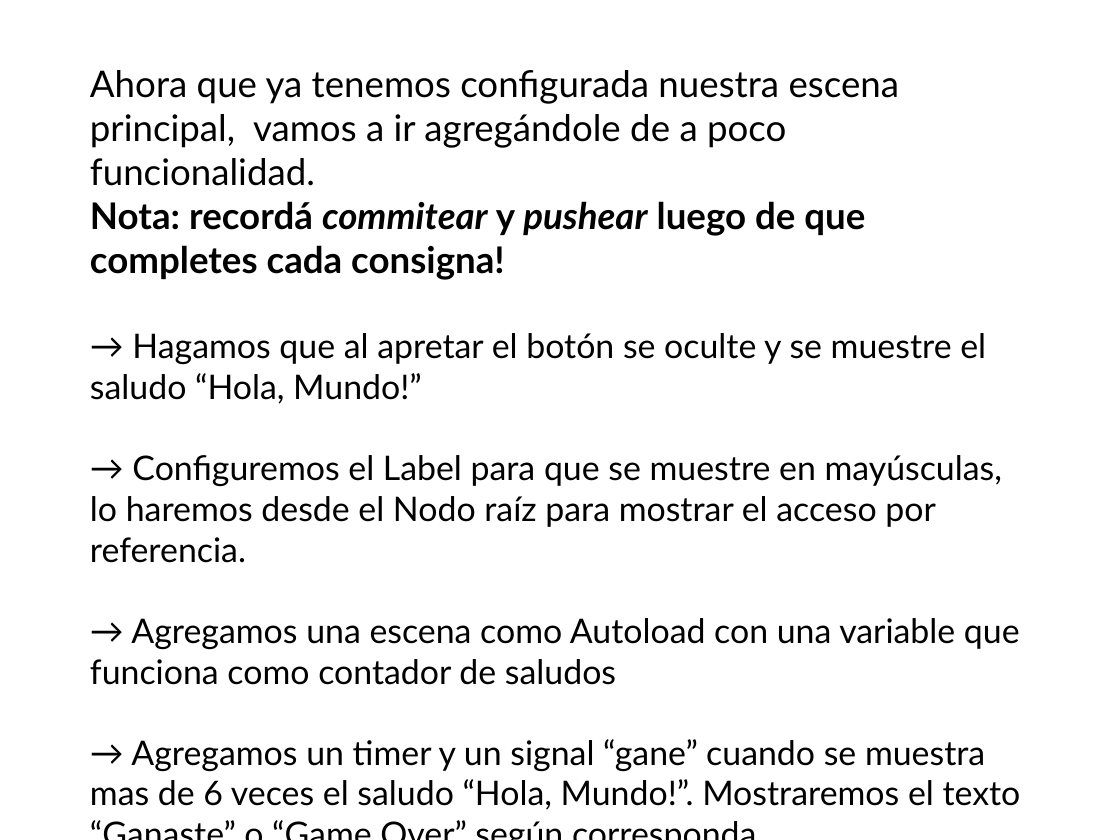
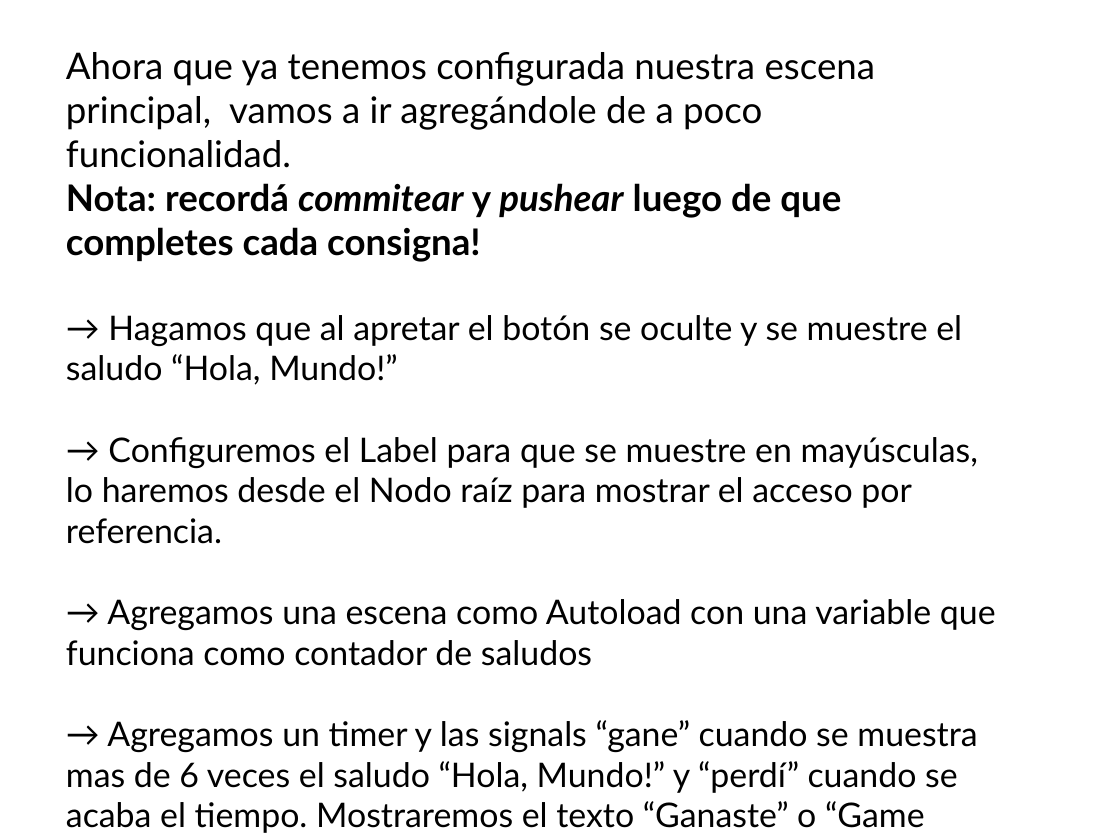
Before and after one commit to marin-h/slides-godot-git, a slide deck: slide 17 of slides.odp (slide 16 before the commit). Drawn at 1120x840 pixels with LibreOffice and Linux fonts; fonts in the diff are those of the drawing. Boxes give left, top, right and bottom in pixels: in the first picture for what was removed or moved away, otherwise in the second. Text is boxed around its words. In the diff, an @@ line names an element or a change of style, - is before the commit and + after.

```diff
--- a/slides.odp
+++ b/slides.odp
@@ text "Ahora que ya tenemos configurada ...": place and size @@
-text "Ahora que ya tenemos configurada ..." at box(90, 70, 1021, 810)
+text "Ahora que ya tenemos configurada ..." at box(66, 52, 996, 833)
@@ text at box(66, 720, 977, 833): text changed @@
-→ Agregamos un timer y un signal “gane” cuando se muestra mas de 6 veces el saludo “Hola, Mundo!”. Mostraremos el texto “Ganaste” o “Game Over” según corresponda.
+→ Agregamos un timer y las signals “gane” cuando se muestra mas de 6 veces el saludo “Hola, Mundo!” y “perdí” cuando se acaba el tiempo. Mostraremos el texto “Ganaste” o “Game Over” según corresponda.
```
Also in this commit, not shown: 2 other slides changed.
